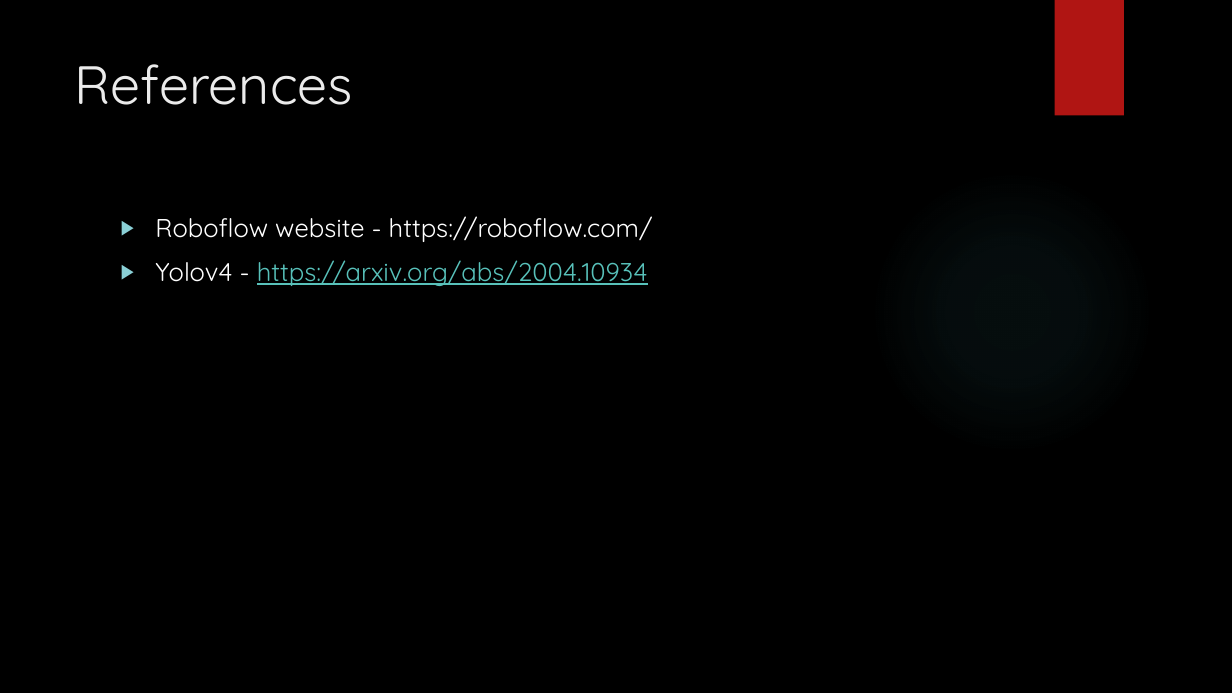
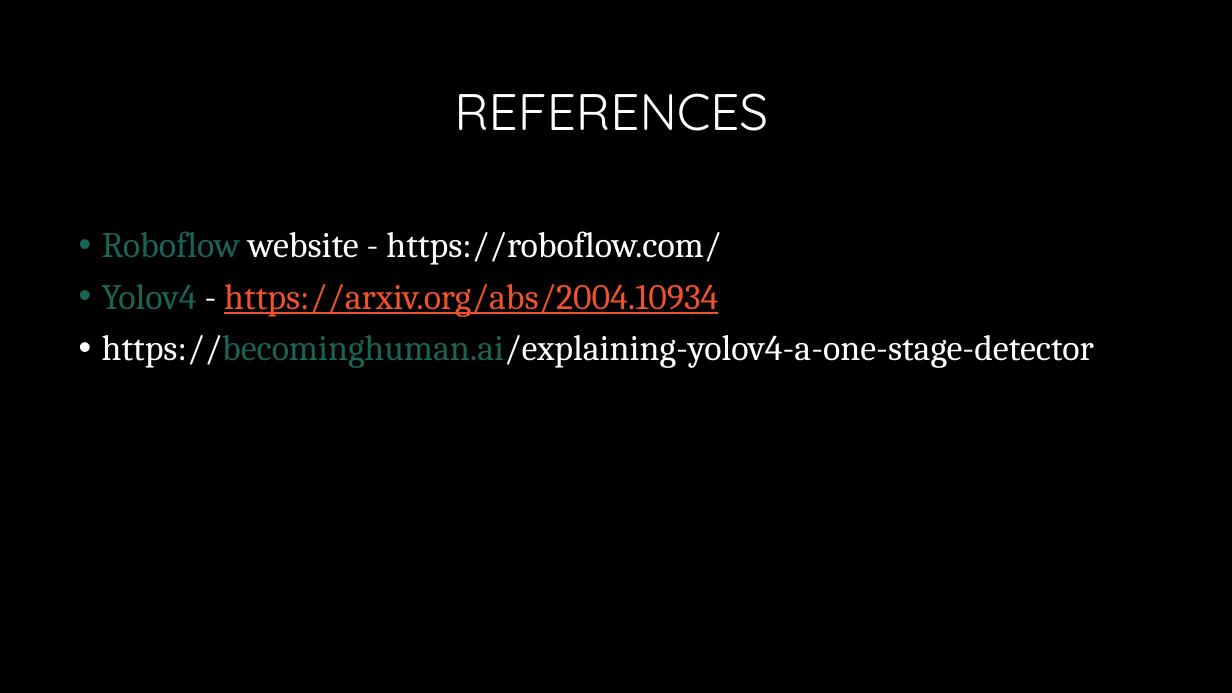
Before and after one commit to LukeHerbst/autocheckout_yolo, a slide deck: slide 14 of AI Automated checkout [Autosaved].pptx (slide 15 before the commit). Drawn at 1232x693 pixels with LibreOffice and Linux fonts; fonts in the diff are those of the drawing; background and template pictures are left out. Boxes give left, top, right and bottom in pixels: in the first picture for what was removed or moved away, otherwise in the second. Text is boxed around its words. In the diff, an @@ line names an element or a change of style, - is before the commit and + after.

```diff
--- a/AI Automated checkout [Autosaved].pptx
+++ b/AI Automated checkout [Autosaved].pptx
@@ rectangle removed at [1055, 0, 1124, 116] @@
@@ title "REFERENCES" at [454, 93, 768, 131]: vertical alignment top to middle @@
@@ title at [454, 93, 768, 131]: text changed; size 42 to 40 pt; text colour #EBEBEB to #FFFFFF @@
-References
+REFERENCES
@@ ellipse removed at [870, 169, 1154, 454] @@
@@ text "Roboflow website - https://roboflow.com/": place and size @@
-text "Roboflow website - https://roboflow.com/" at [155, 216, 653, 286]
+text "Roboflow website - https://roboflow.com/" at [102, 231, 1094, 368]
@@ text at [102, 231, 721, 317]: size 20 to 28 pt, font Quicksand to Cambria in "Roboflow website - https://roboflow.com/", "Yolov4 - https://arxiv.org/abs/2004.10934"; text colour #FFFFFF to #196354 in "Roboflow", "Yolov4"; text colour #58C1BA to #F0532B in "https://arxiv.org/abs/2004.10934"; bullet ▶ to •; line spacing 1 to 0.9 @@
@@ text at [102, 335, 1094, 368]: paragraph added @@
+• https://becominghuman.ai/explaining-yolov4-a-one-stage-detector
```
Also in this commit, not shown: 11 other slides changed, 7 slides added, 4 slides removed, 5 other files.
